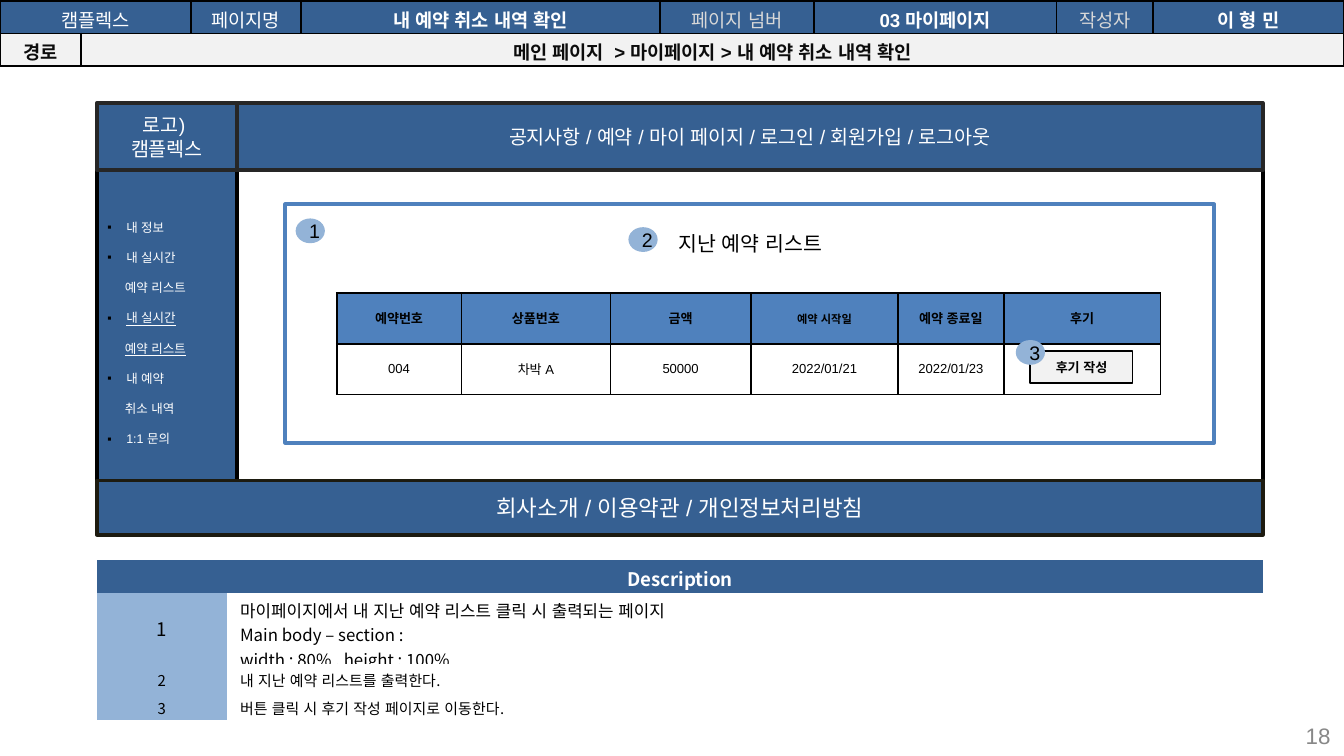
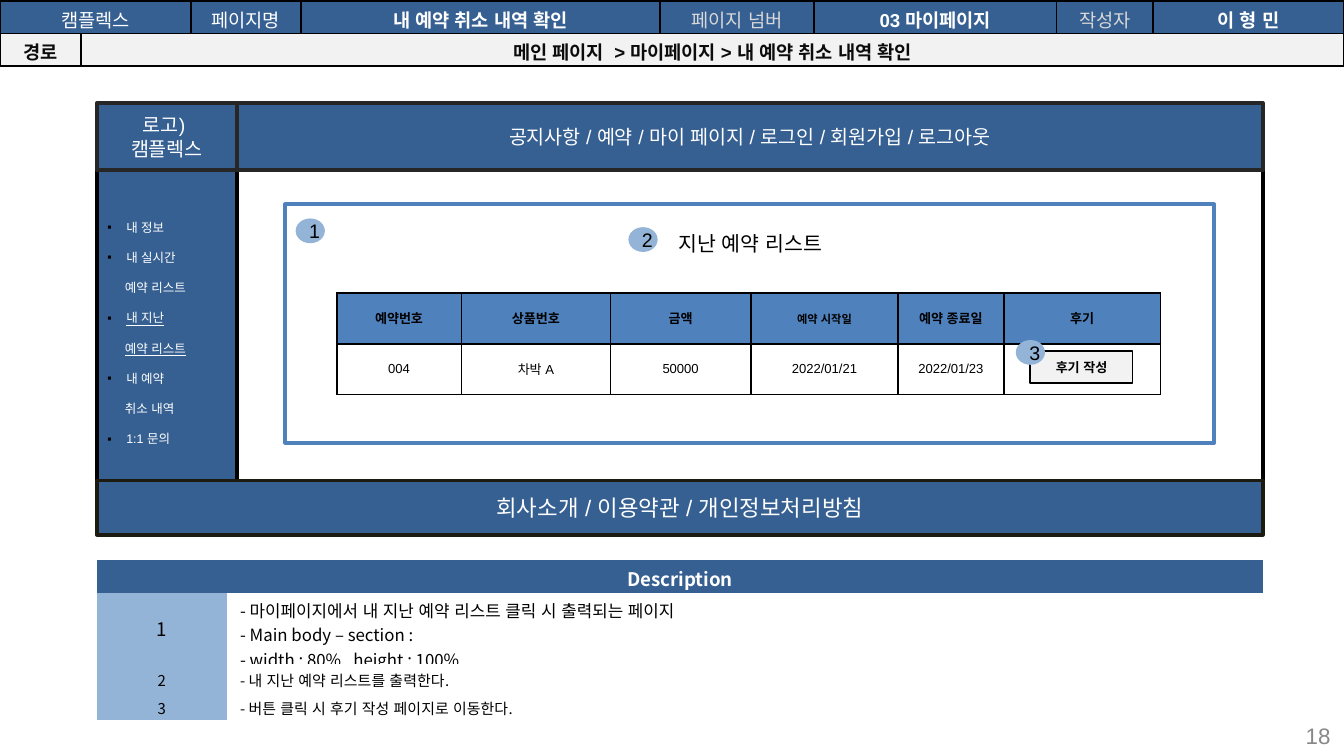
Before and after one commit to seoulsudal/CamFlexProject, a slide deck: slide 18 of 프로젝트 산출물/9. 스토리보드/캠플렉스 사용자_스토리보드.pptx. Drawn at 1344x756 pixels with LibreOffice and Linux fonts; fonts in the diff are those of the drawing. Boxes give left, top, right and bottom in pixels: in the first picture for what was removed or moved away, otherwise in the second. Text is boxed around its words. In the diff, an @@ line names an element or a change of style, - is before the commit and + after.

Commit message:
산출물 5~11까지 작성 완료, 체크리스트 작성중..

```diff
--- a/프로젝트 산출물/9. 스토리보드/캠플렉스 사용자_스토리보드.pptx
+++ b/프로젝트 산출물/9. 스토리보드/캠플렉스 사용자_스토리보드.pptx
@@ text in rectangle at (126,311,164,326): text changed @@
-▪ 내 실시간
+▪ 내 지난
@@ table at (97,560,1262,720) @@
-row 2, column 2: 마이페이지에서 내 지난 예약 리스트 클릭 시 출력되는 페이지 / Main body – section : / width : 80% , height : 100%
+row 2, column 2: - 마이페이지에서 내 지난 예약 리스트 클릭 시 출력되는 페이지 / - Main body – section : / - width : 80% , height : 100%
-row 3, column 2: 내 지난 예약 리스트를 출력한다.
+row 3, column 2: - 내 지난 예약 리스트를 출력한다.
-row 4, column 2: 버튼 클릭 시 후기 작성 페이지로 이동한다.
+row 4, column 2: - 버튼 클릭 시 후기 작성 페이지로 이동한다.
```
Also in this commit, not shown: 13 other slides changed, 3 slides added, 1 slide removed, 22 other files.
